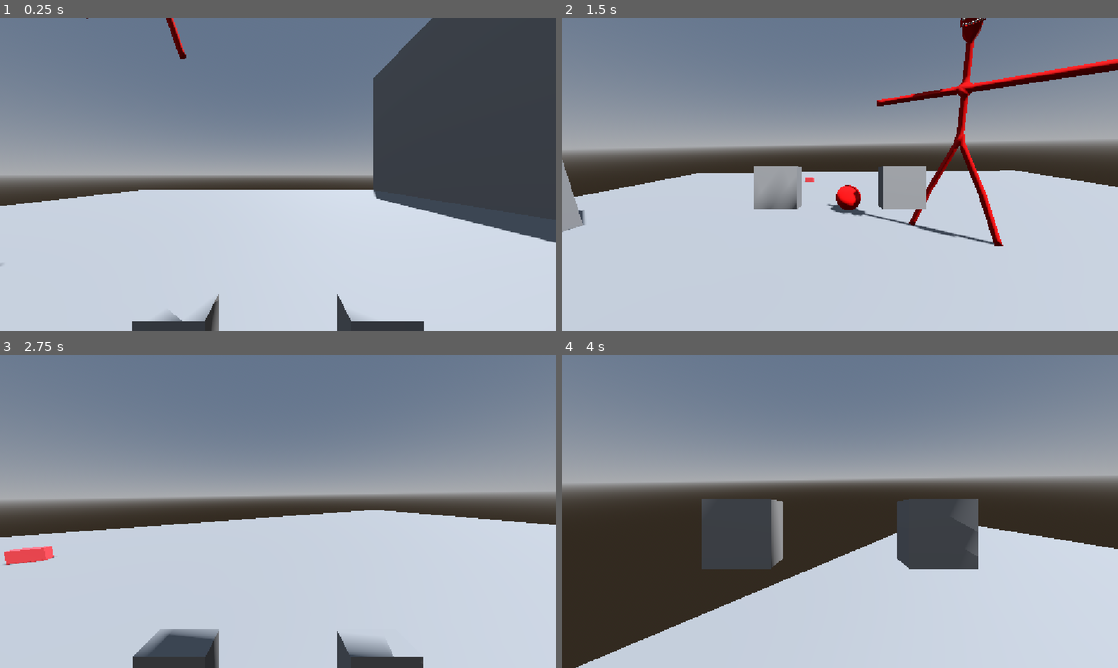
Above: before the commit, frames 1-4 (two rows, left to right).
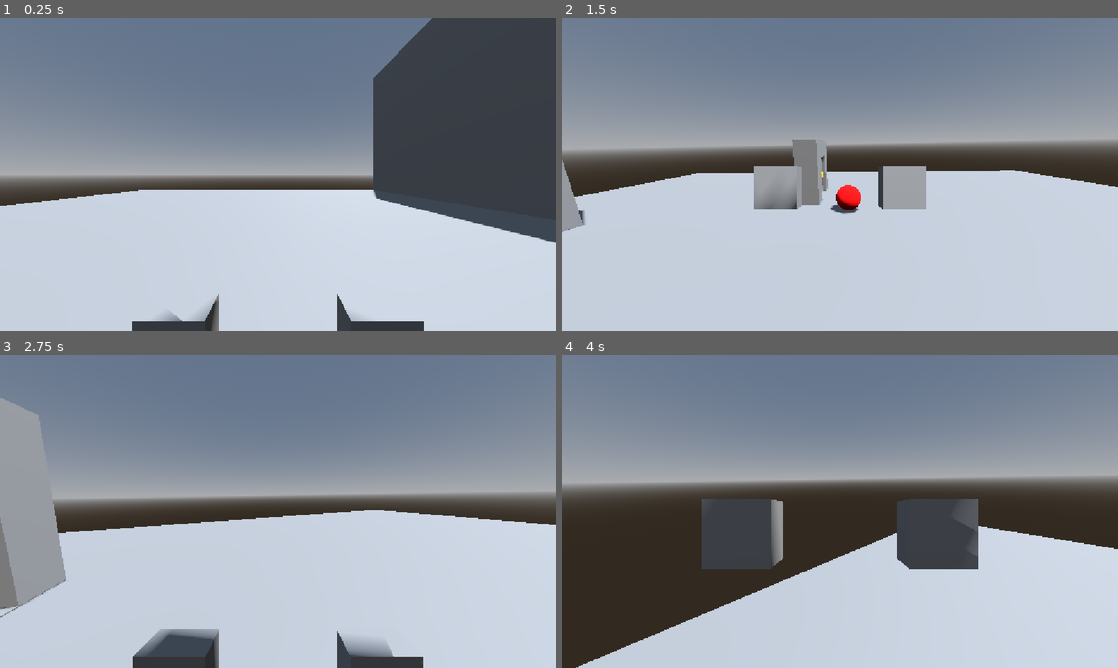
Above: after the commit, the same moments.

Repository: Kasairoo/DervilBallHackclubHaven
Game: Godot game, scene res://Test Dump/base_scene.tscn
Two runs of this game, one before a commit and one after it. Both use one fixed random seed, a clock stepped at 60 frames per second and the inputs below.
Inputs (mouse positions are in pixels of both pictures, inside the frame that each line leads up to):
- Up to frame 1 (0.25 s): no input
- Up to frame 2 (1.5 s): tap Enter (ui_accept) at 0.5, 0.77 s; move the mouse to (962, 158) at 0.52 s; hold D (PlayerRight) 0.53-1.28 s; click (962, 158) at 0.6 s; move the mouse to (812, 174) at 1.27 s; hold W (PlayerForward) from 1.28 s (still down); click (812, 174) at 1.35 s
- Up to frame 3 (2.75 s): keep holding W (PlayerForward); tap Enter (ui_accept) at 1.52 s; move the mouse to (289, 505) at 2.02 s; click (289, 505) at 2.1 s
- Up to frame 4 (4 s): keep holding W (PlayerForward); move the mouse to (834, 517) at 2.77 s; click (834, 517) at 2.85 s; tap Enter (ui_accept) at 3.02, 3.77 s; move the mouse to (878, 514) at 3.52 s; click (878, 514) at 3.6 s

The runs differ from the first frame. In frame 1, 0.2% of the frame differs, in the area x 0-34%, y 0-80%; in frame 2, 3.9%; in frame 3, 4.0%, in the area x 0-12%, y 13-84%; in frame 4, less than 0.1%.

Commit message:
Doors and Keys completely functional

Diff:
--- a/devil-ball-hackclub-haven/Objects/Enemies/neighbor.gd
+++ b/devil-ball-hackclub-haven/Objects/Enemies/neighbor.gd
@@ -14,9 +14,9 @@
 
 	if not is_on_floor():
 		if velocity.y > 0.0:
-			velocity.y -= 10.0 * delta
+			velocity.y -= 14.0 * delta
 		else:
-			velocity.y -= 15.0 * delta
+			velocity.y -= 19.0 * delta
 
 	var LookDirectionOffset = -global_basis.z
 
--- /dev/null
+++ b/devil-ball-hackclub-haven/Objects/Obstacles/door.gd
@@ -0,0 +1,27 @@
+extends Node3D
+
+@export var OpenItem : String
+
+var Open = false
+
+# Called when the node enters the scene tree for the first time.
+func _ready() -> void:
+	pass # Replace with function body.
+
+
+# Called every frame. 'delta' is the elapsed time since the previous frame.
+func _process(delta: float) -> void:
+	$RigidBody3D/MeshInstance3D2.visible = !Open
+	$RigidBody3D/CollisionShape3D.set_deferred("disabled", Open)
+	$RigidBody3D/CollisionShape3D2.set_deferred("disabled", !Open)
+	if !Open:
+		$RigidBody3D.freeze = true
+		$RigidBody3D.position = Vector3(0,0,0)
+		$RigidBody3D.rotation = Vector3(0,0,0)
+	else:
+		$RigidBody3D.freeze = false
+
+func CheckOpen(Name):
+	if Name == OpenItem:
+		print("YEA!")
+		Open = true
--- a/devil-ball-hackclub-haven/Objects/Obstacles/door.tscn
+++ b/devil-ball-hackclub-haven/Objects/Obstacles/door.tscn
@@ -1,17 +1,37 @@
 [gd_scene format=3 uid="uid://bq8o3ep6vya4r"]
+
+[ext_resource type="Script" uid="uid://d331tmi1cdty8" path="res://Objects/Obstacles/door.gd" id="1_v3s44"]
 
 [sub_resource type="BoxShape3D" id="BoxShape3D_lxh4r"]
 size = Vector3(1.5, 2, 0.2)
 
+[sub_resource type="BoxShape3D" id="BoxShape3D_v3s44"]
+size = Vector3(1.4, 1.9, 0.15)
+
 [sub_resource type="BoxMesh" id="BoxMesh_lxh4r"]
 size = Vector3(1.5, 2, 0.2)
 
+[sub_resource type="StandardMaterial3D" id="StandardMaterial3D_v3s44"]
+albedo_color = Color(1, 0.70980394, 0.2, 1)
+
+[sub_resource type="BoxMesh" id="BoxMesh_xdrwm"]
+material = SubResource("StandardMaterial3D_v3s44")
+size = Vector3(0.44353515, 0.2, 0.10498047)
+
 [node name="Door" type="Node3D" unique_id=1438692399]
+script = ExtResource("1_v3s44")
 
 [node name="RigidBody3D" type="RigidBody3D" parent="." unique_id=1675155514]
 
 [node name="CollisionShape3D" type="CollisionShape3D" parent="RigidBody3D" unique_id=1047061188]
 shape = SubResource("BoxShape3D_lxh4r")
 
+[node name="CollisionShape3D2" type="CollisionShape3D" parent="RigidBody3D" unique_id=812722861]
+shape = SubResource("BoxShape3D_v3s44")
+
 [node name="MeshInstance3D" type="MeshInstance3D" parent="RigidBody3D" unique_id=624570494]
 mesh = SubResource("BoxMesh_lxh4r")
+
+[node name="MeshInstance3D2" type="MeshInstance3D" parent="RigidBody3D" unique_id=269043032]
+transform = Transform3D(1, 0, 0, 0, 1, 0, 0, 0, 1, -0.38631836, 0, -0.1315918)
+mesh = SubResource("BoxMesh_xdrwm")
--- a/devil-ball-hackclub-haven/Objects/Pickables/pickable.gd
+++ b/devil-ball-hackclub-haven/Objects/Pickables/pickable.gd
@@ -6,7 +6,10 @@
 	if PlayerIdentifier.is_colliding():
 		for i in range(PlayerIdentifier.get_collision_count()):
 			var Target = PlayerIdentifier.get_collider(i)
+			if Target.get_parent().has_method("CheckOpen"):
+				print("YIP YIP")
+				Target.get_parent().CheckOpen(name)
 			if Target == Global.Player:
 				reparent(Global.Player.RightHand)
-				position = Vector3(0,0,0)
+				position = Vector3(0,0,-0.3)
 				rotation = Vector3(0,0,0)
--- a/devil-ball-hackclub-haven/Objects/Player/player.tscn
+++ b/devil-ball-hackclub-haven/Objects/Player/player.tscn
@@ -6,6 +6,7 @@
 
 [sub_resource type="CapsuleShape3D" id="CapsuleShape3D_lxh4r"]
 radius = 0.3701172
+height = 1.7944336
 
 [sub_resource type="CapsuleMesh" id="CapsuleMesh_lxh4r"]
 
@@ -18,6 +19,7 @@
 Camera = NodePath("CameraHolder/Camera")
 
 [node name="PlayerCollision" type="CollisionShape3D" parent="PlayerBody" unique_id=990403426]
+transform = Transform3D(1, 0, 0, 0, 1, 0, 0, 0, 1, 0, -0.1027832, 0)
 shape = SubResource("CapsuleShape3D_lxh4r")
 
 [node name="PlayerVisual" type="MeshInstance3D" parent="PlayerBody" unique_id=1616479496]
--- a/devil-ball-hackclub-haven/Objects/Player/pushinator.gd
+++ b/devil-ball-hackclub-haven/Objects/Player/pushinator.gd
@@ -17,6 +17,7 @@
 				if Target is RigidBody3D and !PushedList.has(Target):
 					PushedList.append(Target)
 					Target.linear_velocity = global_basis.z * -12
+					Target.angular_velocity = global_basis.x * -2
 					Target.linear_velocity.y += 5
 
 func Trigger():
--- a/devil-ball-hackclub-haven/Test Dump/base_scene.tscn
+++ b/devil-ball-hackclub-haven/Test Dump/base_scene.tscn
@@ -3,7 +3,7 @@
 [ext_resource type="PackedScene" uid="uid://bmk4cssn4j87d" path="res://Objects/Player/player.tscn" id="1_36rt7"]
 [ext_resource type="PackedScene" uid="uid://btfa7bwad2bnp" path="res://Test Dump/test_ball.tscn" id="2_mg2k8"]
 [ext_resource type="PackedScene" uid="uid://bvjedt0pmvwmg" path="res://Objects/Pickables/pickable.tscn" id="4_54dvj"]
-[ext_resource type="PackedScene" uid="uid://db0rylcaqiw07" path="res://Objects/Enemies/Neighbor.tscn" id="4_t7ilp"]
+[ext_resource type="PackedScene" uid="uid://bq8o3ep6vya4r" path="res://Objects/Obstacles/door.tscn" id="4_t7ilp"]
 
 [sub_resource type="ProceduralSkyMaterial" id="ProceduralSkyMaterial_36rt7"]
 sky_horizon_color = Color(0.66224277, 0.6717428, 0.6867428, 1)
@@ -42,14 +42,24 @@
 transform = Transform3D(1, 0, 0, 0, 1, 0, 0, 0, 1, -3.1765976, 0.9279642, 10.084351)
 size = Vector3(2.2636108, 4.874298, 2.032959)
 
+[node name="CSGBox3D4" type="CSGBox3D" parent="CSGCombiner3D" unique_id=1891632788]
+transform = Transform3D(1, 0, 0, 0, 1, 0, 0, 0, 1, -7.808403, -0.009184837, 1.6008301)
+size = Vector3(3, 3, 1)
+
+[node name="CSGBox3D5" type="CSGBox3D" parent="CSGCombiner3D" unique_id=506664290]
+transform = Transform3D(1, 0, 0, 0, 1, 0, 0, 0, 1, -7.808403, -0.30918485, 1.6008301)
+operation = 2
+size = Vector3(1.5, 2, 1)
+
 [node name="Player" parent="." unique_id=1311379251 instance=ExtResource("1_36rt7")]
 transform = Transform3D(1, 0, 0, 0, 1, 0, 0, 0, 1, -2.1306024, -1.1920929e-07, -0.30080104)
 
 [node name="TestBall" parent="." unique_id=312142065 instance=ExtResource("2_mg2k8")]
 transform = Transform3D(1, 0, 0, 0, 1, 0, 0, 0, 1, -5.820137, -0.8271172, -0.19320536)
 
-[node name="Neighbor" parent="." unique_id=434720014 instance=ExtResource("4_t7ilp")]
-transform = Transform3D(1, 0, 0, 0, 1, 0, 0, 0, 1, -6.3098955, 4.422694, -5.0485)
+[node name="KeyKeyKey" parent="." unique_id=292722950 instance=ExtResource("4_54dvj")]
+transform = Transform3D(1, 0, 0, 0, 1, 0, 0, 0, 1, -10.921096, -1.177116, 2.6419811)
 
-[node name="Pickable" parent="." unique_id=292722950 instance=ExtResource("4_54dvj")]
-transform = Transform3D(1, 0, 0, 0, 1, 0, 0, 0, 1, -10.921096, -1.177116, 2.6419811)
+[node name="Door" parent="." unique_id=1438692399 instance=ExtResource("4_t7ilp")]
+transform = Transform3D(1, 0, 0, 0, 1, 0, 0, 0, 1, -7.8269587, -0.3271141, 1.3975029)
+OpenItem = "KeyKeyKey"
Not shown, added: devil-ball-hackclub-haven/Objects/Obstacles/door.gd.uid
